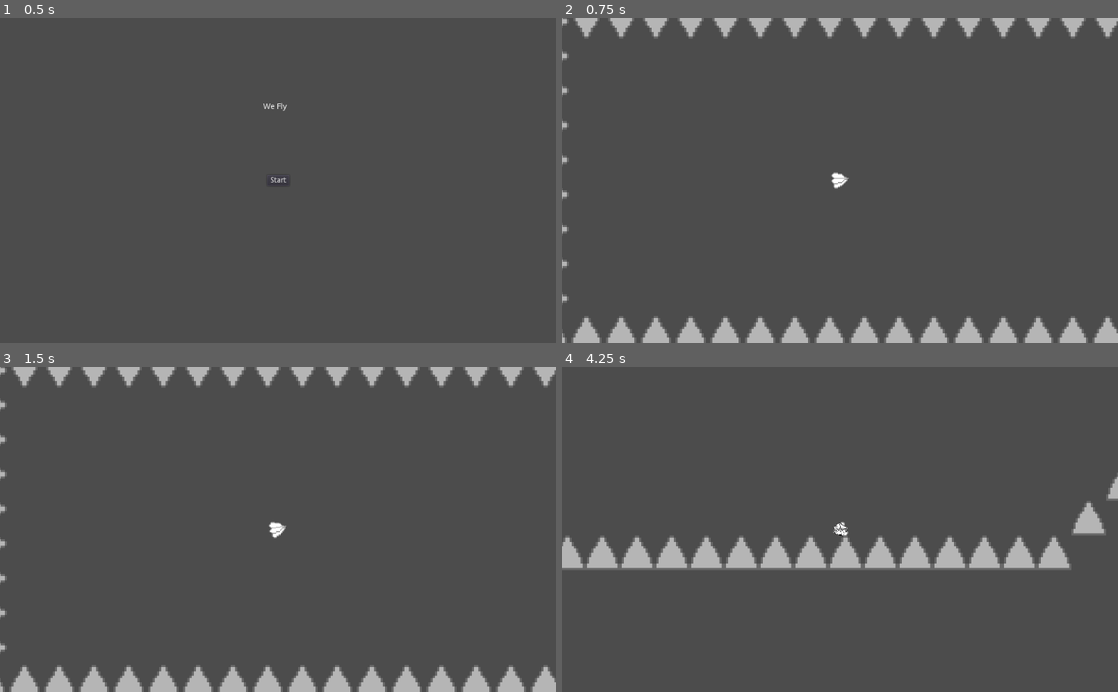
Above: before the commit, frames 1-4 (two rows, left to right).
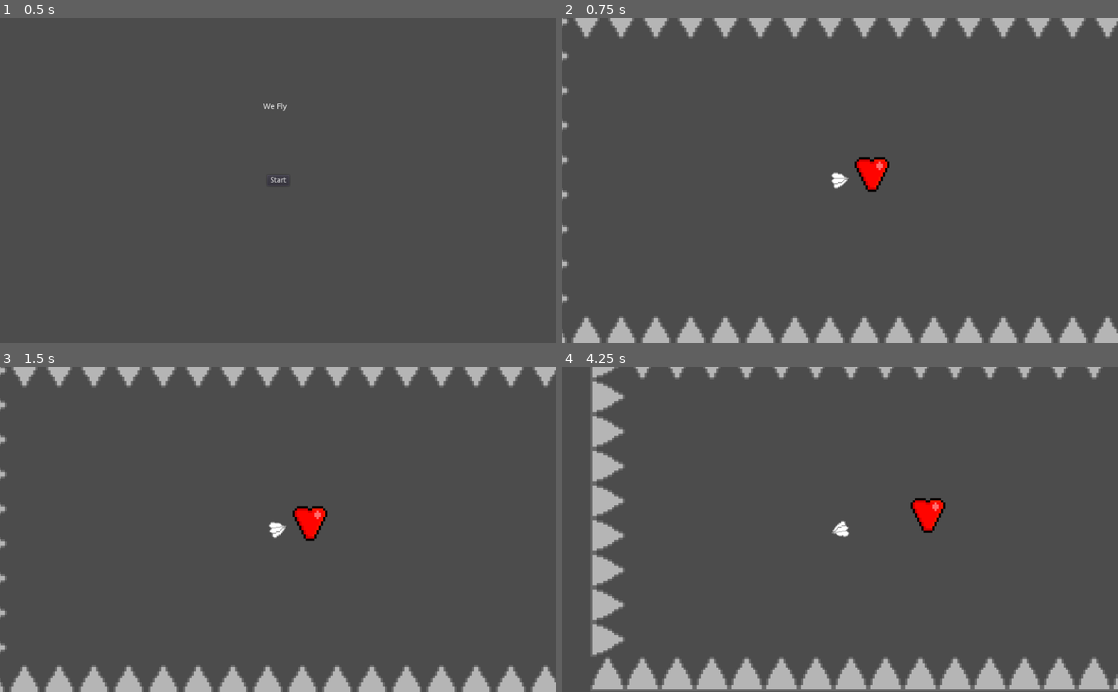
Above: after the commit, the same moments.

Repository: PandorasGit/Midsemester_exjam_paroberts
Game: Godot game, scene res://MainMenu/MainMenu.tscn
Same seed, same stepped clock (60 frames per second), same inputs: the game is played once before the commit and once after it.
Inputs (mouse positions are in pixels of both pictures, inside the frame that each line leads up to):
- Up to frame 1 (0.5 s): no input
- Up to frame 2 (0.75 s): click "Start" at 0.5 s
- Up to frame 3 (1.5 s): tap Enter at 1.25 s; move the mouse to (400, 513) at 1.27 s; click (400, 513) at 1.42 s
- Up to frame 4 (4.25 s): click (840, 669) at 2 s, where only the run after the commit has a clickable "Restart"; click (840, 529) at 2.75 s, where only the run after the commit has a clickable "Start"; tap Space at 3.5 s; move the mouse to (728, 545) at 3.52 s; click (728, 545) at 3.67 s

Frame 1 is identical in both runs. In frame 2, 0.5% of the frame differs, in the area x 52-59%, y 42-54%; in frame 3, 0.5%; in frame 4, 17%, in the area x 0-100%, y 0-100%.

Commit message:
Add victory particles

Diff:
--- a/project/Goal/Goal.tscn
+++ b/project/Goal/Goal.tscn
@@ -1,9 +1,10 @@
-[gd_scene load_steps=3 format=2]
+[gd_scene load_steps=4 format=2]
 
 [ext_resource path="res://Goal/heart.png" type="Texture" id=1]
+[ext_resource path="res://Goal/GoalParticleTrigger/GoalParticleTrigger.tscn" type="PackedScene" id=2]
 
 [sub_resource type="RectangleShape2D" id=1]
-extents = Vector2( 27, 31.5 )
+extents = Vector2( 27.5, 33 )
 
 [node name="Goal" type="StaticBody2D" groups=["goal"]]
 
@@ -12,5 +13,7 @@
 texture = ExtResource( 1 )
 
 [node name="CollisionShape2D" type="CollisionShape2D" parent="."]
-position = Vector2( -2, -0.5 )
+position = Vector2( -0.5, 0 )
 shape = SubResource( 1 )
+
+[node name="GoalParticleTrigger" parent="." instance=ExtResource( 2 )]
--- /dev/null
+++ b/project/Goal/GoalParticleTrigger/GoalParticleTrigger.gd
@@ -0,0 +1,8 @@
+extends Area2D
+
+
+onready var _particles := find_node("VictoryParticles")
+
+
+func _on_GoalParticleTrigger_area_entered(_area):
+	_particles.emitting = true
--- /dev/null
+++ b/project/Goal/GoalParticleTrigger/GoalParticleTrigger.tscn
@@ -0,0 +1,39 @@
+[gd_scene load_steps=5 format=2]
+
+[ext_resource path="res://Goal/GoalParticleTrigger/GoalParticleTrigger.gd" type="Script" id=1]
+
+[sub_resource type="Curve" id=2]
+_data = [ Vector2( 0, 0.832955 ), 0.0, 0.0746019, 0, 0, Vector2( 0.524752, 1 ), 0.0, 0.0, 0, 0, Vector2( 1, 0 ), -6.04469, 0.0, 0, 0 ]
+
+[sub_resource type="Curve" id=3]
+min_value = -1.0
+_data = [ Vector2( 0, 1 ), 0.0, 0.0, 0, 0, Vector2( 1, 1 ), 0.326196, 0.0, 0, 0 ]
+
+[sub_resource type="RectangleShape2D" id=1]
+extents = Vector2( 27.5, 33 )
+
+[node name="GoalParticleTrigger" type="Area2D"]
+script = ExtResource( 1 )
+
+[node name="VictoryParticles" type="CPUParticles2D" parent="."]
+position = Vector2( -0.5, 0 )
+emitting = false
+amount = 30
+lifetime = 3.0
+one_shot = true
+explosiveness = 1.0
+spread = 180.0
+gravity = Vector2( 0, 0 )
+initial_velocity = 90.0
+initial_velocity_random = 0.11
+scale_amount = 10.17
+scale_amount_random = 0.45
+scale_amount_curve = SubResource( 2 )
+color = Color( 0.968627, 0.658824, 0.0627451, 1 )
+hue_variation_curve = SubResource( 3 )
+
+[node name="CollisionShape2D" type="CollisionShape2D" parent="."]
+position = Vector2( 13.5, -20 )
+shape = SubResource( 1 )
+
+[connection signal="area_entered" from="." to="." method="_on_GoalParticleTrigger_area_entered"]
--- a/project/World/World.tscn
+++ b/project/World/World.tscn
@@ -50,3 +50,6 @@
 position = Vector2( 563, 326 )
 
 [node name="HUD" parent="." instance=ExtResource( 4 )]
+
+[node name="Goal2" parent="." instance=ExtResource( 5 )]
+position = Vector2( 622, 315 )
